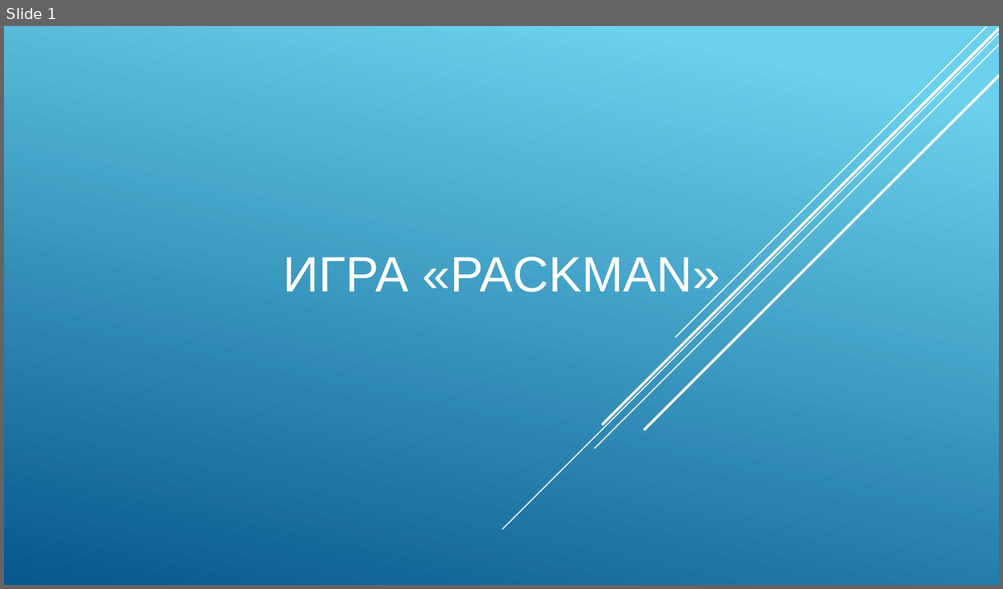
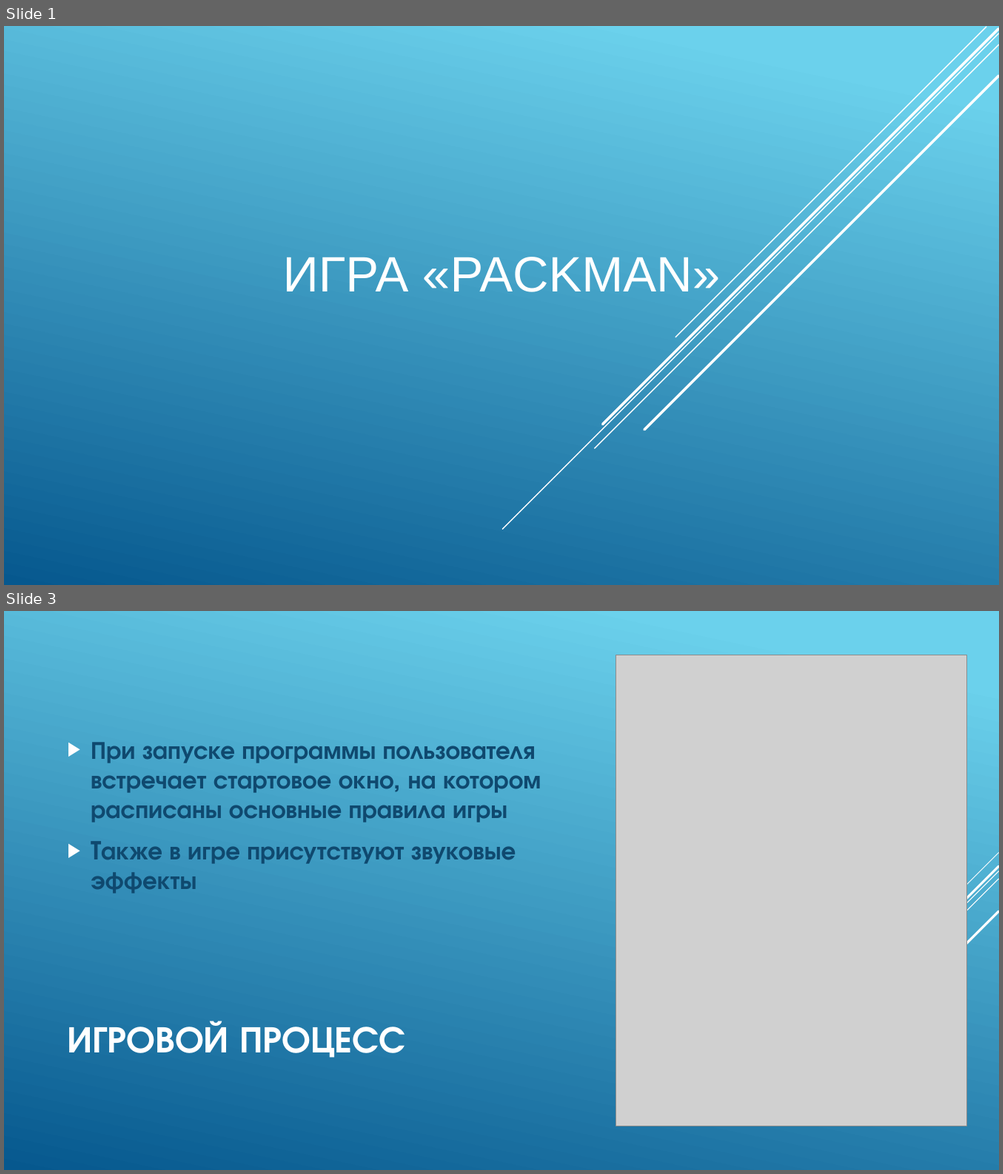
Before and after one commit to ivan-ryaz/PackMan2, a slide deck: Защита/Презентация.pptx. Shown one above the other, each under a label of ours: slide 1 before the commit, slides 1 and 3 after it; the slides between them are not shown. The pictures are 1003x589 and 1003x1174 pixels, drawn with LibreOffice and Linux fonts; fonts in the diff are those of the drawing; grey boxes stand for pictures. Boxes give left, top, right and bottom in pixels: in the first picture for what was removed or moved away, otherwise in the second. Text is boxed around its words. In the diff, an @@ line names an element or a change of style, - is before the commit and + after.

```diff
--- a/Защита/Презентация.pptx
+++ b/Защита/Презентация.pptx
@@ slide 3 added at (4,611,999,1170), background gradient #6ED2EB to #06588E @@
@@ picture added at (616,655,967,1126) @@
@@ text added at (91,742,540,894), 24 pt, text #0F496F, bold @@
+▶ При запуске программы пользователя встречает стартовое окно, на котором расписаны основные правила игры
+▶ Tакже в игре присутствуют звуковые эффекты
@@ group added at (755,853,999,1115): 5 lines @@
@@ title added at (68,1021,405,1058), 36 pt, text #FFFFFF, bold @@
+ИГРОВОЙ ПРОЦЕСС
```
Also in this commit, not shown: 4 slides changed, 1 other slide added, 1 slide removed, 1 other file.
